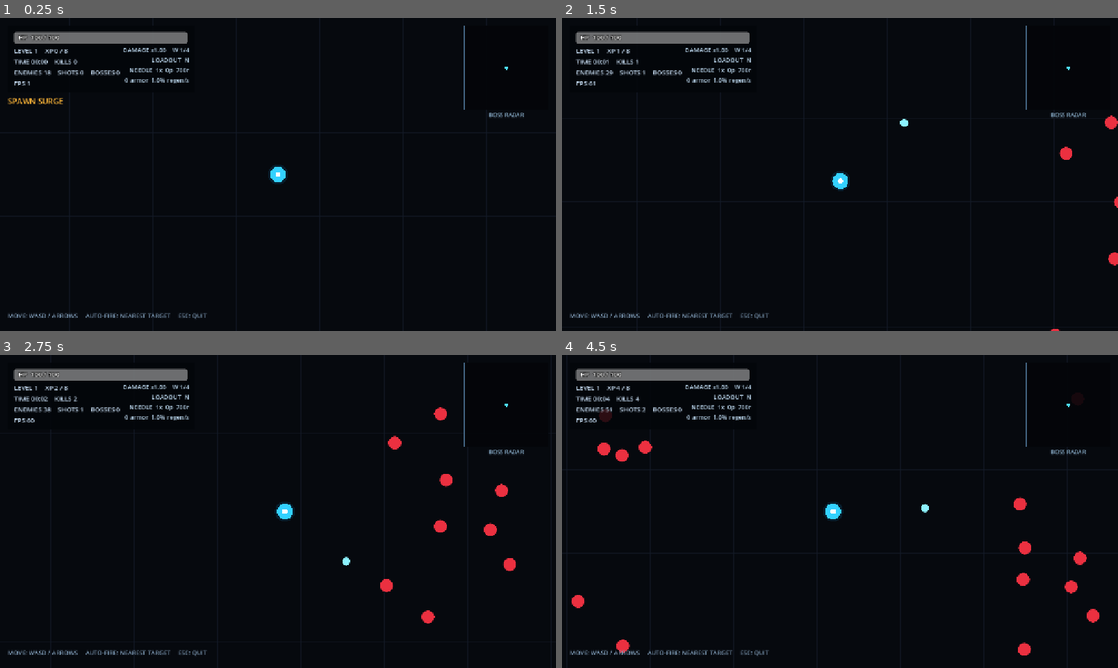
Above: before the commit, frames 1-4 (two rows, left to right).
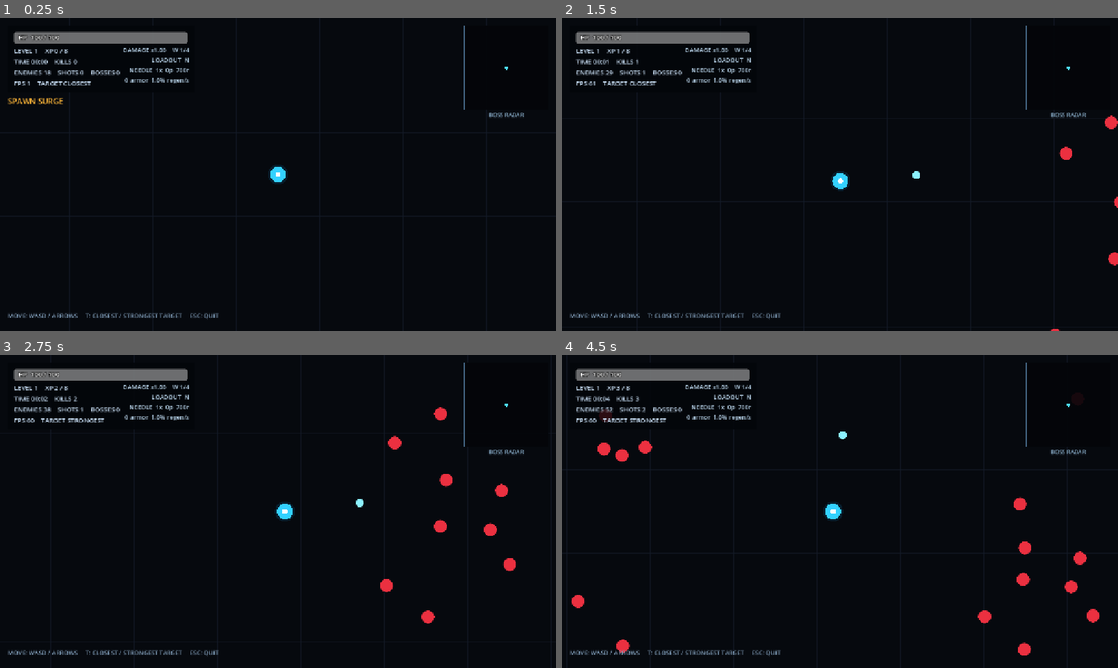
Above: after the commit, the same moments.

Repository: LoushengM/overrun
Game: Godot game, scene res://scenes/main.tscn
Two runs of this game, one before a commit and one after it. Both use one fixed random seed, a clock stepped at 60 frames per second and the inputs below.
Inputs:
- Up to frame 1 (0.25 s): no input
- Up to frame 2 (1.5 s): tap Enter at 0.5 s; hold D 0.53-1.28 s; tap T at 0.6, 1.35 s; hold S from 1.28 s (still down)
- Up to frame 3 (2.75 s): release S at 2.03 s; hold D from 2.03 s (still down); hold R from 2.03 s (still down); tap T at 2.3 s
- Up to frame 4 (4.5 s): release D at 2.78 s; release R at 2.78 s; hold W 2.78-3.53 s; tap Enter at 2.85 s; tap T at 3.05, 3.8 s; hold A from 3.53 s (still down); tap 1 at 3.6 s; tap 2 at 4.35 s

The runs differ from the first frame. In frame 1, 0.3% of the frame differs, in the area x 6-40%, y 20-97%; in frame 2, 0.4%; in frame 3, 0.4%; in frame 4, 0.5%, in the area x 7-78%, y 10-97%.

Commit message:
Add toggleable target priority

Diff:
--- a/src/game.gd
+++ b/src/game.gd
@@ -26,6 +26,17 @@
     hud.reset_display()
     if benchmark_mode:
         world.enable_benchmark()
+
+
+func _unhandled_input(event: InputEvent) -> void:
+    if get_tree().paused or not world.is_running or not event is InputEventKey:
+        return
+    var key_event := event as InputEventKey
+    if not key_event.pressed or key_event.echo:
+        return
+    if key_event.keycode == KEY_T:
+        world.toggle_targeting_mode()
+        get_viewport().set_input_as_handled()
 
 
 func _process(_delta: float) -> void:
--- a/src/hud.gd
+++ b/src/hud.gd
@@ -71,7 +71,7 @@
         "LEVEL %d    XP %d / %d\n" % [stats.get("level", 1), stats.get("xp", 0), stats.get("xp_required", 1)]
         + "TIME %s    KILLS %d\n" % [_format_time(stats.get("elapsed", 0.0)), stats.get("kills", 0)]
         + "ENEMIES %d    SHOTS %d    BOSSES %d\n" % [stats.get("enemies", 0), stats.get("projectiles", 0), stats.get("bosses", 0)]
-        + "FPS %d" % stats.get("fps", 0)
+        + "FPS %d    TARGET %s" % [stats.get("fps", 0), stats.get("targeting_mode", "CLOSEST")]
     )
 
     var weapon_codes := {
@@ -238,7 +238,7 @@
     var controls := Label.new()
     controls.position = Vector2(18.0, 675.0)
     controls.size = Vector2(620.0, 28.0)
-    controls.text = "MOVE: WASD / ARROWS     AUTO-FIRE: NEAREST TARGET     ESC: QUIT"
+    controls.text = "MOVE: WASD / ARROWS     T: CLOSEST / STRONGEST TARGET     ESC: QUIT"
     controls.add_theme_font_size_override("font_size", 14)
     controls.add_theme_color_override("font_color", Color(0.52, 0.64, 0.75))
     root.add_child(controls)
--- a/src/simulation_world.gd
+++ b/src/simulation_world.gd
@@ -9,6 +9,7 @@
 
 enum EnemyKind { NORMAL, BOSS }
 enum ProjectileKind { NEEDLE, SNIPER }
+enum TargetingMode { CLOSEST, STRONGEST }
 
 @onready var camera: Camera2D = $Camera2D
 
@@ -17,6 +18,7 @@
 var is_running := false
 var pending_upgrade := false
 var pending_boss_rewards := 0
+var targeting_mode: int = TargetingMode.CLOSEST
 
 var elapsed_time := 0.0
 var kills := 0
@@ -175,6 +177,7 @@
     is_running = true
     pending_upgrade = false
     pending_boss_rewards = 0
+    targeting_mode = TargetingMode.CLOSEST
     elapsed_time = 0.0
     kills = 0
     level = 1
@@ -419,7 +422,7 @@
     if needle_timer > 0.0:
         return
 
-    var target_index := _find_nearest_enemy(player_position, weapon_range)
+    var target_index := _find_target_enemy(player_position, weapon_range)
     if target_index < 0:
         needle_timer = 0.08
         return
@@ -447,7 +450,7 @@
     if sniper_timer > 0.0:
         return
 
-    var target_index := _find_nearest_enemy(player_position, sniper_range)
+    var target_index := _find_target_enemy(player_position, sniper_range)
     if target_index < 0:
         sniper_timer = 0.10
         return
@@ -1087,6 +1090,25 @@
     return golomb_cache[index]
 
 
+func toggle_targeting_mode() -> void:
+    targeting_mode = (
+        TargetingMode.STRONGEST
+        if targeting_mode == TargetingMode.CLOSEST
+        else TargetingMode.CLOSEST
+    )
+    _emit_stats()
+
+
+func get_targeting_mode_name() -> String:
+    return "STRONGEST" if targeting_mode == TargetingMode.STRONGEST else "CLOSEST"
+
+
+func _find_target_enemy(origin: Vector2, max_range: float) -> int:
+    if targeting_mode == TargetingMode.STRONGEST:
+        return _find_strongest_enemy(origin, max_range)
+    return _find_nearest_enemy(origin, max_range)
+
+
 func _find_nearest_enemy(origin: Vector2, max_range: float) -> int:
     var best_index := -1
     var best_distance_squared := max_range * max_range
@@ -1097,6 +1119,44 @@
         if distance_squared < best_distance_squared:
             best_distance_squared = distance_squared
             best_index = i
+    return best_index
+
+
+func _find_strongest_enemy(origin: Vector2, max_range: float) -> int:
+    var best_index := -1
+    var best_is_boss := false
+    var best_max_health := -1.0
+    var best_current_health := -1.0
+    var best_distance_squared := INF
+    var max_range_squared := max_range * max_range
+
+    for i in range(enemy_positions.size()):
+        if enemy_health[i] <= 0.0:
+            continue
+        var distance_squared := origin.distance_squared_to(enemy_positions[i])
+        if distance_squared >= max_range_squared:
+            continue
+
+        var is_boss := enemy_kinds[i] == EnemyKind.BOSS
+        var should_replace := best_index < 0
+        if not should_replace and is_boss != best_is_boss:
+            should_replace = is_boss
+        elif not should_replace and is_boss == best_is_boss:
+            if enemy_max_health[i] > best_max_health + 0.001:
+                should_replace = true
+            elif is_equal_approx(enemy_max_health[i], best_max_health):
+                if enemy_health[i] > best_current_health + 0.001:
+                    should_replace = true
+                elif is_equal_approx(enemy_health[i], best_current_health) and distance_squared < best_distance_squared:
+                    should_replace = true
+
+        if should_replace:
+            best_index = i
+            best_is_boss = is_boss
+            best_max_health = enemy_max_health[i]
+            best_current_health = enemy_health[i]
+            best_distance_squared = distance_squared
+
     return best_index
 
 
@@ -1289,6 +1349,7 @@
         "owned_weapons": owned_weapons.duplicate(),
         "weapon_slots": owned_weapons.size(),
         "weapon_slot_cap": GameConfig.WEAPON_SLOT_CAP,
+        "targeting_mode": get_targeting_mode_name(),
         "cooldown": weapon_cooldown,
         "projectile_count": weapon_projectile_count,
         "pierce": weapon_pierce,
--- a/tests/regression_test.gd
+++ b/tests/regression_test.gd
@@ -21,6 +21,7 @@
     _test_enemy_speed_scaling(world)
     _test_boss_scaling_and_protection(world)
     _test_weapon_slots_and_boss_rewards(scene, world, hud)
+    _test_targeting_modes(scene, world, hud)
     _test_weapon_firing_rules(world)
 
     scene.queue_free()
@@ -226,6 +227,35 @@
     assert(world.owned_weapons.size() == GameConfig.WEAPON_SLOT_CAP, "The loadout must cap at four weapons")
     assert(not world._is_upgrade_eligible("unlock_sniper"), "New weapon choices must disappear at the slot cap")
     assert(not world._is_upgrade_eligible("unlock_aura"), "Owned weapons cannot be unlocked twice")
+
+
+func _test_targeting_modes(scene: Node, world: SimulationWorld, hud: GameHud) -> void:
+    world.reset_run()
+    _clear_combat_state(world)
+    world.player_position = Vector2.ZERO
+    world.weapon_damage = GameConfig.NEEDLE_DAMAGE
+    world.weapon_projectile_count = 1
+    world.targeting_mode = SimulationWorld.TargetingMode.CLOSEST
+
+    world._add_enemy(Vector2(100.0, 0.0), 100.0, 0.0, 0.0, 14.0, 0, SimulationWorld.EnemyKind.NORMAL, Vector2.ZERO)
+    world._add_enemy(Vector2(0.0, 600.0), 1000.0, 0.0, 0.0, 42.0, 20, SimulationWorld.EnemyKind.BOSS, Vector2.ZERO)
+    assert(world._find_target_enemy(Vector2.ZERO, GameConfig.NEEDLE_RANGE) == 0, "Closest targeting must choose the nearby normal enemy")
+
+    var toggle_event := InputEventKey.new()
+    toggle_event.keycode = KEY_T
+    toggle_event.pressed = true
+    scene.call("_unhandled_input", toggle_event)
+    assert(world.targeting_mode == SimulationWorld.TargetingMode.STRONGEST, "T must toggle targeting to Strongest")
+    assert(world._find_target_enemy(Vector2.ZERO, GameConfig.NEEDLE_RANGE) == 1, "Strongest targeting must prioritize an in-range boss")
+    assert(hud.stats_label.text.contains("TARGET STRONGEST"), "The HUD must show the active targeting mode")
+
+    world.needle_timer = 0.0
+    world._update_needle(0.0)
+    assert(world.projectile_positions.size() == 1, "Needle must fire in Strongest mode")
+    assert(world.projectile_velocities[0].y > 0.0 and absf(world.projectile_velocities[0].x) < 0.001, "Strongest Needle fire must aim at the boss instead of the closer normal enemy")
+
+    scene.call("_unhandled_input", toggle_event)
+    assert(world.targeting_mode == SimulationWorld.TargetingMode.CLOSEST, "T must toggle targeting back to Closest")
 
 
 func _test_weapon_firing_rules(world: SimulationWorld) -> void:
Not shown, changed: README.md
Not shown, changed: docs/MVP_DESIGN.md
